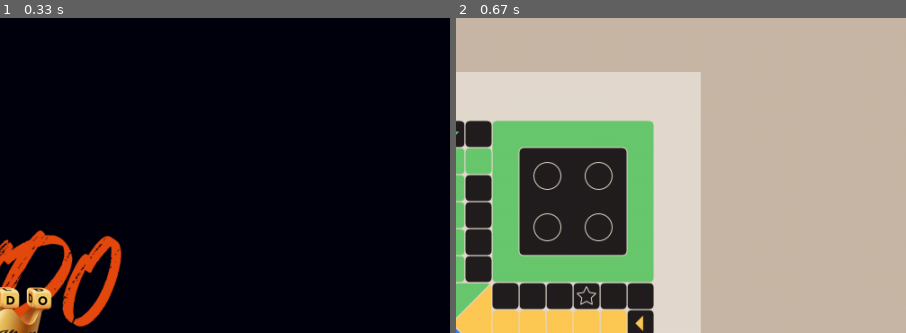
Above: before the commit, frames 1-2 (left to right).
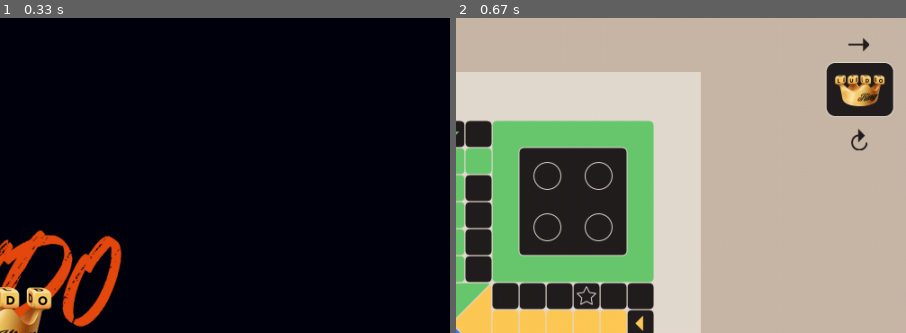
Above: after the commit, the same moments.

Repository: fadeeva/games_w_pygame
Game: pygame game, started from src/main.py
Same seed, same stepped clock (60 frames per second), same inputs: the game is played once before the commit and once after it.
Inputs (mouse positions are % of the whole screen's width and height, from its top left):
- Up to frame 1 (0.33 s): no input
- Up to frame 2 (0.67 s): click (50, 50) at 0.38 s
The pictures show only the part of the screen within x 50-100%, y 0-50%; the shares and areas given below are measured in that part.

Frame 1 is identical in both runs. In frame 2, 2.7% of the frame differs, in the area x 82-98%, y 6-43%.

Commit message:
refactoring, added buttons and icon

Diff:
--- a/src/games/ludo_king/main.py
+++ b/src/games/ludo_king/main.py
@@ -1,6 +1,8 @@
 import pygame
 import random
 
+
+NAME = 'ludo_king'
 
 COLORS = {
     'beige'      : (201, 184, 167),
@@ -15,18 +17,17 @@
 }
 
 ATTR = {
-    'board'    : pygame.image.load('games/ludo_king/img/board.svg'),
-    'circle'   : pygame.image.load('games/ludo_king/img/circle.svg'),
-    'dice'     : pygame.image.load('games/ludo_king/img/dice.svg'),
-    'yel_chip' : pygame.image.load('games/ludo_king/img/yellow_chip.svg'),
-    'red_chip' : pygame.image.load('games/ludo_king/img/red_chip.svg'),
+    'board'      : pygame.image.load('games/ludo_king/img/board.svg'),
+    'circle'     : pygame.image.load('games/ludo_king/img/circle.svg'),
+    'dice'       : pygame.image.load('games/ludo_king/img/dice.svg'),
+    'yel_chip'   : pygame.image.load('games/ludo_king/img/yellow_chip.svg'),
+    'red_chip'   : pygame.image.load('games/ludo_king/img/red_chip.svg'),
+    'back_btn'   : pygame.image.load('games/ludo_king/img/btn_arrow_back.svg'),
+    'replay_btn' : pygame.image.load('games/ludo_king/img/btn_arrow_replay.svg'),
+    'game_icon'  : pygame.image.load('games/ludo_king/img/icon_game.png'),
 }
 
 click_REGISTOR = {}
-
-
-def get_name():
-    return 'ludo_king'
 
 
 def get_elm_by_click(pos):
@@ -69,6 +70,13 @@
     game_display.blit(ATTR['red_chip'], (378, 222))
     click_REGISTOR['red_chip_4'] = ATTR['red_chip'].get_rect(topleft=(378, 222))
 
+    game_display.blit(ATTR['back_btn'], (936, 22))
+    click_REGISTOR['back_btn'] = ATTR['back_btn'].get_rect(topleft=(936, 22))
+    game_display.blit(ATTR['replay_btn'], (939, 123))
+    click_REGISTOR['replay_btn'] = ATTR['replay_btn'].get_rect(topleft=(939, 123))
+
+    game_display.blit(ATTR['game_icon'], (910, 48))
+
 
 EVENTS = {
     'MOUSEBUTTONDOWN': {
--- a/src/main.py
+++ b/src/main.py
@@ -23,7 +23,7 @@
 def get_elm(game, pos, event):
     for name, elm in game.click_REGISTOR.items():
         if elm.collidepoint(pos):
-#            print(GAMES[game.get_name()][event][name]())
+#            print(GAMES[game.NAME][event][name]())
             print(name)
             break
 
Not shown, added: src/games/ludo_king/img/btn_arrow_back.svg
Not shown, added: src/games/ludo_king/img/btn_arrow_replay.svg
Binary file added: src/games/ludo_king/img/icon_game.png
